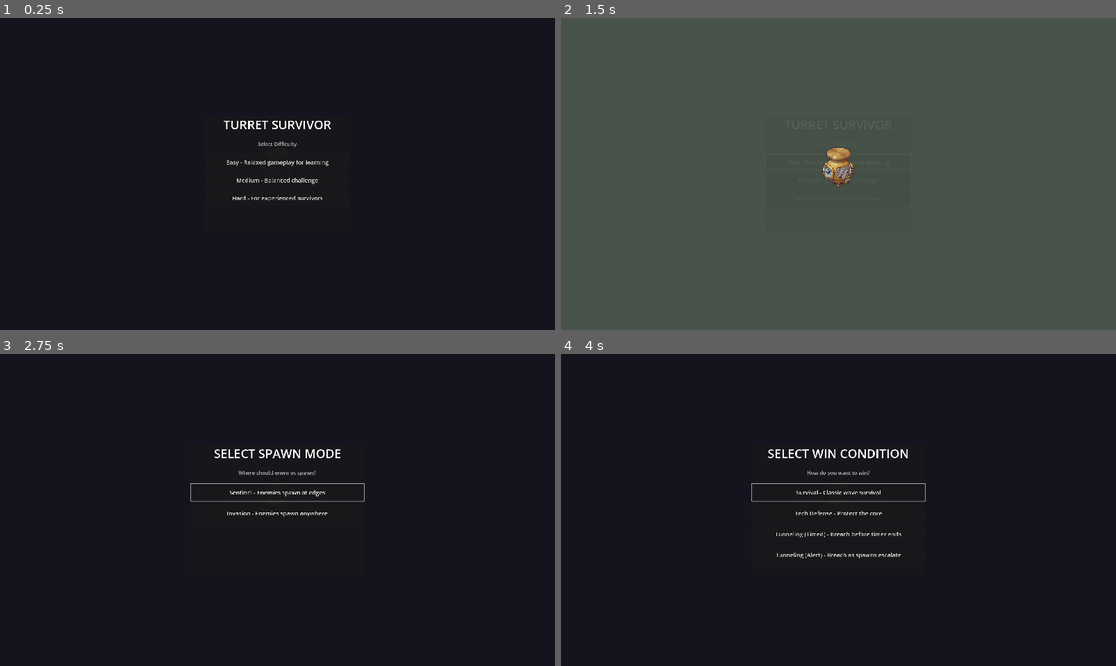
Above: before the commit, frames 1-4 (two rows, left to right).
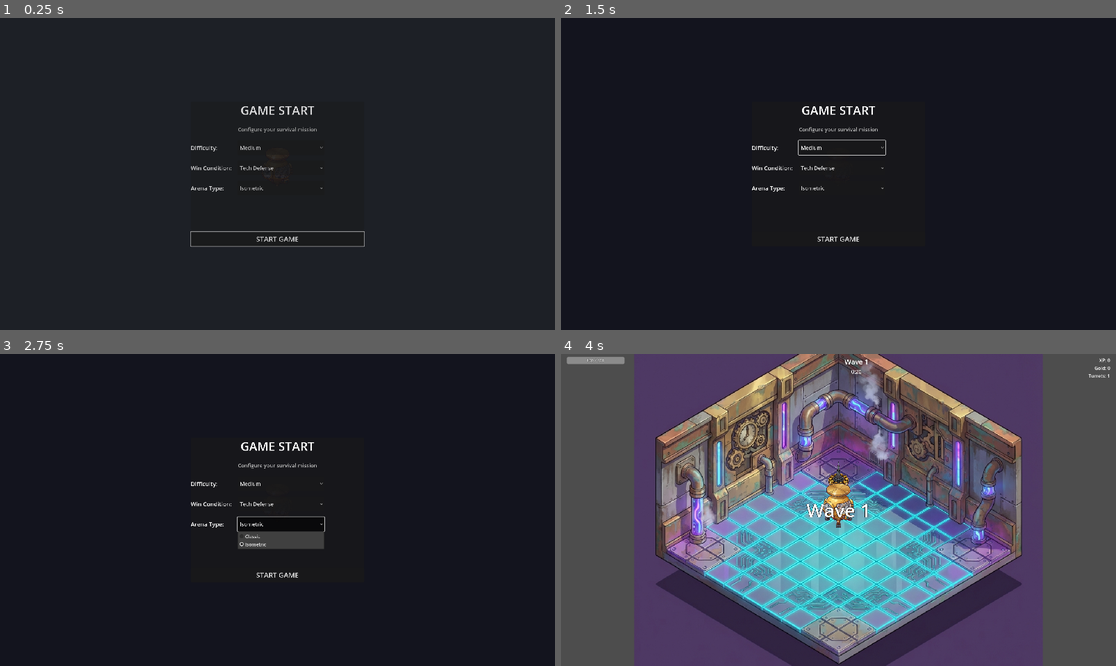
Above: after the commit, the same moments.

Repository: arebolledo2/turret-game
Game: Godot game, scene res://scenes/main.tscn
Same seed, same stepped clock (60 frames per second), same inputs: the game is played once before the commit and once after it.
Inputs (mouse positions are in pixels of both pictures, inside the frame that each line leads up to):
- Up to frame 1 (0.25 s): no input
- Up to frame 2 (1.5 s): click (844, 149) at 0.5 s, where only the run after the commit has a clickable "Medium"; click (844, 167) at 1.25 s, where only the run after the commit has a clickable "Tech Defense"
- Up to frame 3 (2.75 s): click (283, 525) at 2 s, where only the run after the commit has a clickable "Isometric"
- Up to frame 4 (4 s): click (838, 575) at 2.75 s, where only the run after the commit has a clickable "START GAME"; click (838, 491) at 3.5 s, where only the run before the commit has a clickable "Sentinel - Enemies spawn at e…"

The runs differ from the first frame. In frame 1, 1.3% of the frame differs, in the area x 34-66%, y 28-74%; in frame 2, 100%, in the area x 0-100%, y 0-100%; in frame 3, 2.1%; in frame 4, 99%.

Commit message:
feat: Introduce core game logic, state machine, and comprehensive HUD with pause and game over screens.

Diff:
--- a/scenes/ui/hud.tscn
+++ b/scenes/ui/hud.tscn
@@ -733,6 +733,100 @@
 layout_mode = 2
 theme_override_font_sizes/font_size = 18
 text = "Back"
+
+[node name="StartSettings" type="Control" parent="."]
+visible = false
+anchors_preset = 15
+anchor_right = 1.0
+anchor_bottom = 1.0
+grow_horizontal = 2
+grow_vertical = 2
+
+[node name="ColorRect" type="ColorRect" parent="StartSettings"]
+layout_mode = 1
+anchors_preset = 15
+anchor_right = 1.0
+anchor_bottom = 1.0
+grow_horizontal = 2
+grow_vertical = 2
+color = Color(0.05, 0.05, 0.1, 0.9)
+
+[node name="Panel" type="PanelContainer" parent="StartSettings"]
+layout_mode = 1
+anchors_preset = 8
+anchor_left = 0.5
+anchor_top = 0.5
+anchor_right = 0.5
+anchor_bottom = 0.5
+offset_left = -300.0
+offset_top = -250.0
+offset_right = 300.0
+offset_bottom = 250.0
+grow_horizontal = 2
+grow_vertical = 2
+
+[node name="VBoxContainer" type="VBoxContainer" parent="StartSettings/Panel"]
+layout_mode = 2
+theme_override_constants/separation = 25
+
+[node name="Title" type="Label" parent="StartSettings/Panel/VBoxContainer"]
+layout_mode = 2
+theme_override_font_sizes/font_size = 42
+text = "GAME START"
+horizontal_alignment = 1
+
+[node name="Subtitle" type="Label" parent="StartSettings/Panel/VBoxContainer"]
+layout_mode = 2
+theme_override_font_sizes/font_size = 18
+theme_override_colors/font_color = Color(0.7, 0.7, 0.7, 1)
+text = "Configure your survival mission"
+horizontal_alignment = 1
+
+[node name="SettingsGrid" type="GridContainer" parent="StartSettings/Panel/VBoxContainer"]
+layout_mode = 2
+theme_override_constants/h_separation = 20
+theme_override_constants/v_separation = 20
+columns = 2
+
+[node name="DifficultyLabel" type="Label" parent="StartSettings/Panel/VBoxContainer/SettingsGrid"]
+layout_mode = 2
+theme_override_font_sizes/font_size = 20
+text = "Difficulty:"
+
+[node name="DifficultyDropdown" type="OptionButton" parent="StartSettings/Panel/VBoxContainer/SettingsGrid"]
+custom_minimum_size = Vector2(300, 50)
+layout_mode = 2
+theme_override_font_sizes/font_size = 18
+
+[node name="ModeLabel" type="Label" parent="StartSettings/Panel/VBoxContainer/SettingsGrid"]
+layout_mode = 2
+theme_override_font_sizes/font_size = 20
+text = "Win Condition:"
+
+[node name="ModeDropdown" type="OptionButton" parent="StartSettings/Panel/VBoxContainer/SettingsGrid"]
+custom_minimum_size = Vector2(300, 50)
+layout_mode = 2
+theme_override_font_sizes/font_size = 18
+
+[node name="ArenaLabel" type="Label" parent="StartSettings/Panel/VBoxContainer/SettingsGrid"]
+layout_mode = 2
+theme_override_font_sizes/font_size = 20
+text = "Arena Type:"
+
+[node name="ArenaDropdown" type="OptionButton" parent="StartSettings/Panel/VBoxContainer/SettingsGrid"]
+custom_minimum_size = Vector2(300, 50)
+layout_mode = 2
+theme_override_font_sizes/font_size = 18
+
+[node name="Spacer" type="Control" parent="StartSettings/Panel/VBoxContainer"]
+layout_mode = 2
+size_flags_vertical = 3
+
+[node name="StartButton" type="Button" parent="StartSettings/Panel/VBoxContainer"]
+custom_minimum_size = Vector2(0, 60)
+layout_mode = 2
+theme_override_font_sizes/font_size = 24
+text = "START GAME"
 
 [node name="GameModeSelect" type="Control" parent="."]
 visible = false
--- a/scripts/autoload/difficulty_service.gd
+++ b/scripts/autoload/difficulty_service.gd
@@ -42,7 +42,7 @@
 	},
 }
 
-var current_difficulty: GameEnums.Difficulty = GameEnums.Difficulty.EASY
+var current_difficulty: GameEnums.Difficulty = GameEnums.Difficulty.MEDIUM
 
 
 func reset_state() -> void:
--- a/scripts/autoload/events.gd
+++ b/scripts/autoload/events.gd
@@ -72,6 +72,8 @@
 signal difficulty_selected(difficulty: int)
 signal show_game_mode_select()
 signal game_mode_selected(game_mode: int)
+signal show_start_settings()
+signal start_settings_applied(difficulty: int, spawn_mode: int, win_mode: int, arena_mode: int)
 signal update_hud()
 
 # Player Progression Events
--- a/scripts/autoload/game_state_machine.gd
+++ b/scripts/autoload/game_state_machine.gd
@@ -27,7 +27,7 @@
 
 const VALID_TRANSITIONS: Dictionary = {
 	GameState.IDLE: [GameState.DIFFICULTY_SELECT],
-	GameState.DIFFICULTY_SELECT: [GameState.GAME_MODE_SELECT],
+	GameState.DIFFICULTY_SELECT: [GameState.GAME_MODE_SELECT, GameState.WAVE_ANNOUNCEMENT],
 	GameState.GAME_MODE_SELECT: [GameState.WAVE_ANNOUNCEMENT],
 	GameState.WAVE_ANNOUNCEMENT: [GameState.COMBAT],
 	GameState.COMBAT: [GameState.WAVE_END, GameState.VICTORY, GameState.GAME_OVER],
--- a/scripts/game_manager.gd
+++ b/scripts/game_manager.gd
@@ -40,11 +40,12 @@
 	Events.player_died.connect(_on_player_died)
 	Events.difficulty_selected.connect(_on_difficulty_selected)
 	Events.game_mode_selected.connect(_on_game_mode_selected)
+	Events.start_settings_applied.connect(_on_start_settings_applied)
 	Events.defense_target_destroyed.connect(_on_defense_target_destroyed)
 	Events.tunnel_door_breached.connect(_on_tunnel_door_breached)
 
 	# Start game flow
-	call_deferred("show_difficulty_select")
+	call_deferred("show_start_settings")
 
 
 # =============================================================================
@@ -64,6 +65,23 @@
 
 func _on_game_mode_selected(game_mode: int) -> void:
 	Globals.set_game_mode(game_mode as GameEnums.GameMode)
+	start_game()
+
+
+func show_start_settings() -> void:
+	GameStateMachine.force_transition(GameStateMachine.GameState.DIFFICULTY_SELECT) # Reuse state for now
+	Events.show_start_settings.emit()
+
+
+func _on_start_settings_applied(difficulty: int, spawn_mode: int, win_mode: int, arena_mode: int) -> void:
+	Globals.set_difficulty(difficulty as GameEnums.Difficulty)
+	GameModeService.set_mode(spawn_mode as GameEnums.GameMode)
+	GameModeService.set_mode(win_mode as GameEnums.GameMode)
+	GameModeService.set_mode(arena_mode as GameEnums.GameMode)
+
+	# Notify systems that depend on game mode (like ArenaSetup)
+	Events.game_mode_selected.emit(win_mode)
+
 	start_game()
 
 
--- a/scripts/hud.gd
+++ b/scripts/hud.gd
@@ -11,6 +11,7 @@
 const PauseMenuScript = preload("res://scripts/ui/pause_menu.gd")
 const SettingsMenuScript = preload("res://scripts/ui/settings_menu.gd")
 const GameModeSelectScript = preload("res://scripts/ui/game_mode_select.gd")
+const StartSettingsScript = preload("res://scripts/ui/start_settings.gd")
 
 # Node references
 @onready var health_bar: ProgressBar = $MarginContainer/VBoxContainer/TopRow/HealthBar
@@ -27,6 +28,7 @@
 @onready var stats_label: Label = $GameOverScreen/Panel/VBoxContainer/StatsLabel
 @onready var difficulty_screen: Control = $DifficultySelect
 @onready var game_mode_screen: Control = $GameModeSelect
+@onready var start_settings_screen: Control = $StartSettings
 @onready var hud_container: MarginContainer = $MarginContainer
 @onready var pause_menu: Control = $PauseMenu
 @onready var settings_menu: Control = $SettingsMenu
@@ -78,6 +80,7 @@
 var _game_over
 var _difficulty_select
 var _game_mode_select
+var _start_settings
 var _pause_menu
 var _settings_menu
 
@@ -139,6 +142,7 @@
 	Events.game_over.connect(_on_game_over)
 	Events.show_difficulty_select.connect(_on_show_difficulty_select)
 	Events.show_game_mode_select.connect(_on_show_game_mode_select)
+	Events.show_start_settings.connect(_on_show_start_settings)
 	Events.game_started.connect(_on_game_started)
 	Events.damage_dealt.connect(_on_damage_dealt)
 	Events.dot_damage_dealt.connect(_on_dot_damage_dealt)
@@ -204,6 +208,16 @@
 		"tunneling_alert_button": tunneling_alert_button,
 		"classic_arena_button": classic_arena_button,
 		"isometric_arena_button": isometric_arena_button,
+	}, self)
+
+	_start_settings = StartSettingsScript.new()
+	_start_settings.setup({
+		"container": start_settings_screen,
+		"panel": $StartSettings/Panel,
+		"difficulty_dropdown": $StartSettings/Panel/VBoxContainer/SettingsGrid/DifficultyDropdown,
+		"mode_dropdown": $StartSettings/Panel/VBoxContainer/SettingsGrid/ModeDropdown,
+		"arena_dropdown": $StartSettings/Panel/VBoxContainer/SettingsGrid/ArenaDropdown,
+		"start_button": $StartSettings/Panel/VBoxContainer/StartButton,
 	}, self)
 
 	# Pause menu component
@@ -365,6 +379,13 @@
 
 
 # =============================================================================
+# START SETTINGS
+# =============================================================================
+func _on_show_start_settings() -> void:
+	_start_settings.show()
+
+
+# =============================================================================
 # PAUSE MENU
 # =============================================================================
 func toggle_pause() -> void:
--- a/scripts/registries/game_mode_registry.gd
+++ b/scripts/registries/game_mode_registry.gd
@@ -20,13 +20,13 @@
 	GameEnums.GameMode.SURVIVAL: {
 		"name": "Survival",
 		"description": "Classic mode - survive all waves.",
-		"group": "win_condition",
-		"is_default": true
+		"group": "win_condition"
 	},
 	GameEnums.GameMode.TECH_DEFENSE: {
 		"name": "Tech Defense",
 		"description": "Defend the power core from enemies. If it's destroyed, you lose!",
-		"group": "win_condition"
+		"group": "win_condition",
+		"is_default": true
 	},
 	GameEnums.GameMode.TUNNELING_TIMED: {
 		"name": "Tunneling (Timed)",
@@ -42,13 +42,13 @@
 	GameEnums.GameMode.ARENA_RECTANGULAR: {
 		"name": "Classic Arena",
 		"description": "Standard rectangular arena.",
-		"group": "arena_type",
-		"is_default": true
+		"group": "arena_type"
 	},
 	GameEnums.GameMode.ARENA_ISOMETRIC: {
 		"name": "Isometric Arena",
 		"description": "Diamond-shaped isometric arena for AI backgrounds.",
-		"group": "arena_type"
+		"group": "arena_type",
+		"is_default": true
 	},
 }
 
--- a/scripts/turret_manager.gd
+++ b/scripts/turret_manager.gd
@@ -43,16 +43,11 @@
 	Events.turret_spawned.emit(turret, spawn_pos)
 
 func find_valid_spawn_position(player: Node2D, max_attempts: int = 50) -> Vector2:
-	var half_width := Globals.ARENA_WIDTH / 2.0
-	var half_height := Globals.ARENA_HEIGHT / 2.0
 	var margin := 50.0  # Keep away from edges
 
 	for i in max_attempts:
-		# Random position within arena
-		var pos := Vector2(
-			randf_range(-half_width + margin, half_width - margin),
-			randf_range(-half_height + margin, half_height - margin)
-		)
+		# Random position within arena (handles both rectangular and isometric modes)
+		var pos := ArenaBoundsService.get_random_arena_position(margin)
 
 		if is_position_valid(pos, player):
 			return pos
@@ -99,15 +94,11 @@
 
 func find_valid_spawn_position_excluding(player: Node2D, existing_positions: Array[Vector2], max_attempts: int = 50) -> Vector2:
 	"""Find a valid position that doesn't conflict with player or provided positions"""
-	var half_width := Globals.ARENA_WIDTH / 2.0
-	var half_height := Globals.ARENA_HEIGHT / 2.0
 	var margin := 50.0
 
 	for i in max_attempts:
-		var pos := Vector2(
-			randf_range(-half_width + margin, half_width - margin),
-			randf_range(-half_height + margin, half_height - margin)
-		)
+		# Random position within arena (handles both rectangular and isometric modes)
+		var pos := ArenaBoundsService.get_random_arena_position(margin)
 
 		# Check distance from player
 		if player and pos.distance_to(player.global_position) < Globals.TURRET_PLAYER_EXCLUSION:
--- /dev/null
+++ b/scripts/ui/start_settings.gd
@@ -0,0 +1,99 @@
+class_name StartSettingsUI
+extends ScalableUIPanel
+
+## Handles consolidated start settings screen
+
+var difficulty_dropdown: OptionButton
+var mode_dropdown: OptionButton
+var arena_dropdown: OptionButton
+var start_button: Button
+
+# Base values at 1080p
+const BASE_PANEL_WIDTH: float = 600.0
+const BASE_PANEL_HEIGHT: float = 500.0
+const BASE_ELEMENT_HEIGHT: float = 50.0
+
+
+func setup(nodes: Dictionary, owner: Node) -> void:
+	difficulty_dropdown = nodes.get("difficulty_dropdown")
+	mode_dropdown = nodes.get("mode_dropdown")
+	arena_dropdown = nodes.get("arena_dropdown")
+	start_button = nodes.get("start_button")
+
+	_setup_options()
+
+	# Set base size
+	base_panel_size = Vector2(BASE_PANEL_WIDTH, BASE_PANEL_HEIGHT)
+
+	# Call parent setup
+	super.setup(nodes, owner)
+
+	# Connect start button
+	if start_button:
+		start_button.pressed.connect(_on_start_pressed)
+
+
+func _setup_options() -> void:
+	# Difficulty Options
+	if difficulty_dropdown:
+		difficulty_dropdown.clear()
+		difficulty_dropdown.add_item("Easy", GameEnums.Difficulty.EASY)
+		difficulty_dropdown.add_item("Medium", GameEnums.Difficulty.MEDIUM)
+		difficulty_dropdown.add_item("Hard", GameEnums.Difficulty.HARD)
+		# Default to Medium
+		difficulty_dropdown.select(1)
+
+	# Game Mode (Win Condition) Options
+	if mode_dropdown:
+		mode_dropdown.clear()
+		mode_dropdown.add_item("Survival", GameEnums.GameMode.SURVIVAL)
+		mode_dropdown.add_item("Tech Defense", GameEnums.GameMode.TECH_DEFENSE)
+		mode_dropdown.add_item("Tunneling (Timed)", GameEnums.GameMode.TUNNELING_TIMED)
+		mode_dropdown.add_item("Tunneling (Alert)", GameEnums.GameMode.TUNNELING_ALERT)
+		# Default to Defense (Tech Defense is index 1)
+		mode_dropdown.select(1)
+
+	# Arena Options
+	if arena_dropdown:
+		arena_dropdown.clear()
+		arena_dropdown.add_item("Classic", GameEnums.GameMode.ARENA_RECTANGULAR)
+		arena_dropdown.add_item("Isometric", GameEnums.GameMode.ARENA_ISOMETRIC)
+		# Default to Isometric
+		arena_dropdown.select(1)
+
+
+func _scale_fonts(scale: float) -> void:
+	# Scale elements if needed
+	for element in [difficulty_dropdown, mode_dropdown, arena_dropdown, start_button]:
+		if element:
+			element.custom_minimum_size.y = UIScaler.scale(BASE_ELEMENT_HEIGHT)
+
+
+func show() -> void:
+	if container:
+		container.visible = true
+		container.modulate.a = 0.0
+		var tween = _owner.create_tween()
+		tween.tween_property(container, "modulate:a", 1.0, 0.3)
+		if start_button:
+			start_button.grab_focus()
+
+
+func hide_screen() -> void:
+	if container:
+		var tween = _owner.create_tween()
+		tween.tween_property(container, "modulate:a", 0.0, 0.2)
+		tween.tween_callback(func():
+			container.visible = false
+		)
+
+
+func _on_start_pressed() -> void:
+	var difficulty = difficulty_dropdown.get_selected_id()
+	var win_mode = mode_dropdown.get_selected_id()
+	var arena_mode = arena_dropdown.get_selected_id()
+	# Spawn location is currently simplified to SENTINEL by default in this flow
+	var spawn_mode = GameEnums.GameMode.SENTINEL
+
+	Events.start_settings_applied.emit(difficulty, spawn_mode, win_mode, arena_mode)
+	hide_screen()
--- a/tests/integration/test_game_manager.gd
+++ b/tests/integration/test_game_manager.gd
@@ -35,7 +35,7 @@
 	await get_tree().process_frame
 	await get_tree().process_frame
 
-	assert_eq(game_manager.current_state, game_manager.GameState.DIFFICULTY_SELECT,
+	assert_eq(GameStateMachine.current_state, GameStateMachine.GameState.DIFFICULTY_SELECT,
 		"Game should start in DIFFICULTY_SELECT state")
 
 
@@ -47,30 +47,26 @@
 # DIFFICULTY SELECTION TESTS
 # =============================================================================
 
-func test_difficulty_selection_shows_game_mode():
-	watch_signals(Events)
-
-	Events.difficulty_selected.emit(GameEnums.Difficulty.MEDIUM)
+func test_start_settings_applied_starts_game():
+	watch_signals(Events)
+
+	Events.start_settings_applied.emit(
+		GameEnums.Difficulty.MEDIUM,
+		GameEnums.GameMode.SENTINEL,
+		GameEnums.GameMode.TECH_DEFENSE,
+		GameEnums.GameMode.ARENA_ISOMETRIC
+	)
 	await get_tree().process_frame
 
 	assert_eq(Globals.current_difficulty, GameEnums.Difficulty.MEDIUM,
 		"Difficulty should be set to MEDIUM")
-	assert_signal_emitted(Events, "show_game_mode_select", "Should emit show_game_mode_select signal after difficulty")
-	assert_eq(game_manager.current_state, game_manager.GameState.GAME_MODE_SELECT,
-		"Game should be in GAME_MODE_SELECT state after difficulty")
-
-
-func test_game_mode_selection_starts_game():
-	watch_signals(Events)
-
-	Events.difficulty_selected.emit(GameEnums.Difficulty.MEDIUM)
-	await get_tree().process_frame
-
-	Events.game_mode_selected.emit(GameEnums.GameMode.SENTINEL)
-	await get_tree().process_frame
-
-	assert_signal_emitted(Events, "game_started", "Should emit game_started signal after game mode selected")
-	assert_true(Globals.is_game_active, "Game should be active after game mode selected")
+	assert_signal_emitted(Events, "game_started", "Should emit game_started signal after settings applied")
+	assert_true(Globals.is_game_active, "Game should be active after settings applied")
+	assert_eq(GameStateMachine.current_state, GameStateMachine.GameState.WAVE_ANNOUNCEMENT,
+		"Game should be in WAVE_ANNOUNCEMENT state after settings applied")
+
+
+# Removed multi-step selection tests as they are now consolidated
 
 
 func test_wave_starts_at_1_after_selection():
@@ -94,8 +90,8 @@
 	await get_tree().process_frame
 
 	# Shop V2: Skip initial shop, go directly to wave announcement
-	assert_eq(game_manager.current_state, game_manager.GameState.WAVE_ANNOUNCEMENT,
-		"Should enter WAVE_ANNOUNCEMENT after game mode selected (Shop V2)")
+	assert_eq(GameStateMachine.current_state, GameStateMachine.GameState.WAVE_ANNOUNCEMENT,
+		"Should enter WAVE_ANNOUNCEMENT after settings applied")
 
 
 func test_wave_announcement_signal_emitted_on_start():
@@ -123,8 +119,8 @@
 	await get_tree().process_frame
 
 	# We should already be in WAVE_ANNOUNCEMENT (Shop V2 skips initial shop)
-	assert_eq(game_manager.current_state, game_manager.GameState.WAVE_ANNOUNCEMENT,
-		"Should be in WAVE_ANNOUNCEMENT after game mode selected (Shop V2)")
+	assert_eq(GameStateMachine.current_state, GameStateMachine.GameState.WAVE_ANNOUNCEMENT,
+		"Should be in WAVE_ANNOUNCEMENT after settings applied")
 
 	# Can't test shop->wave_announcement flow here since shop only opens after waves
 	# This test now verifies the initial game start flow instead
@@ -159,14 +155,14 @@
 
 	# Wait for announcement timer to finish (1.5 seconds + buffer)
 	var start_time = Time.get_ticks_msec()
-	var max_wait_ms = 3000  # 3 seconds max
+	var max_wait_ms = 3000 # 3 seconds max
 
 	while game_manager.current_state == game_manager.GameState.WAVE_ANNOUNCEMENT:
 		await get_tree().process_frame
 		if Time.get_ticks_msec() - start_time > max_wait_ms:
 			break
 
-	assert_eq(game_manager.current_state, game_manager.GameState.COMBAT,
+	assert_eq(GameStateMachine.current_state, GameStateMachine.GameState.COMBAT,
 		"Should enter COMBAT after announcement timer")
 
 
@@ -185,7 +181,7 @@
 	var start_time = Time.get_ticks_msec()
 	var max_wait_ms = 3000
 
-	while game_manager.current_state != game_manager.GameState.COMBAT:
+	while GameStateMachine.current_state != GameStateMachine.GameState.COMBAT:
 		await get_tree().process_frame
 		if Time.get_ticks_msec() - start_time > max_wait_ms:
 			break
@@ -210,8 +206,8 @@
 	Events.player_died.emit()
 	await get_tree().process_frame
 
-	assert_eq(game_manager.current_state, game_manager.GameState.GAME_OVER,
-		"Should be GAME_OVER after player death")
+	assert_eq(GameStateMachine.current_state, GameStateMachine.GameState.GAME_OVER,
+		"Should be in GAME_OVER after player death")
 	assert_signal_emitted(Events, "game_over")
 
 
Not shown, added: scripts/ui/start_settings.gd.uid
